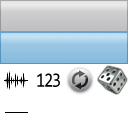
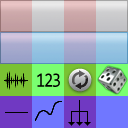
The second 128×128 image is a revision of the first. Changes to its layers:
painted on "Layer 10" over box(35, 100, 91, 126)
showed "Layer 2" over box(0, 64, 128, 128)
showed "Layer 9", opacity 54% → 100%, painted on it over box(0, 0, 96, 128)
